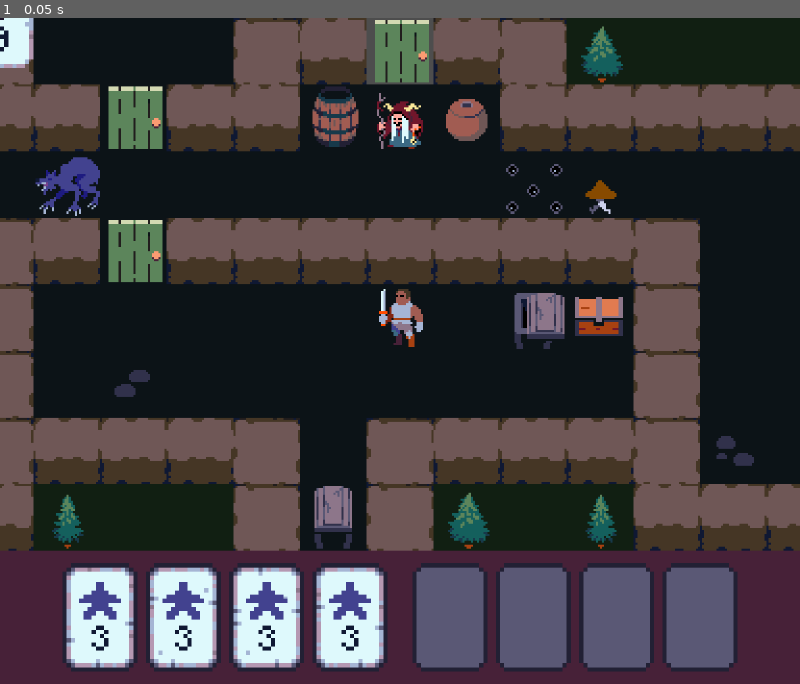
Above: before the commit, frame 1.
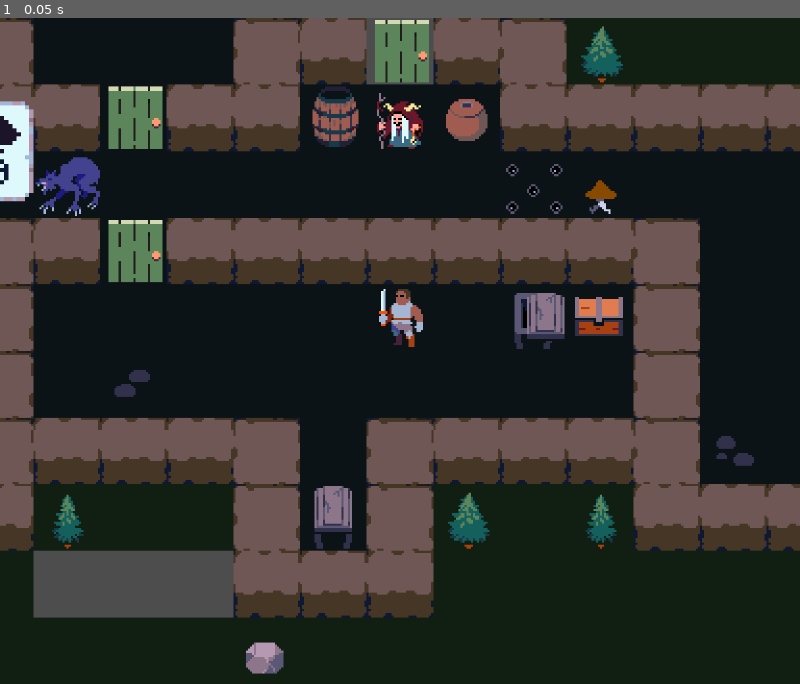
Above: after the commit, the same moment.

Repository: MisuseofMana/fe-chapter-godot
Game: Godot game, scene res://scenes/world.tscn
Same seed, same stepped clock (60 frames per second), same inputs: the game is played once before the commit and once after it.
Inputs:
- Up to frame 1 (0.05 s): no input

The runs differ from the first frame. In frame 1, 21% of the frame differs, in the area x 0-100%, y 0-100%.

Commit message:
added gui animation and starting on fighting system

Diff:
--- a/cards/card_container.gd
+++ b/cards/card_container.gd
@@ -3,6 +3,7 @@
 
 @export_enum('monster_group', 'player_group') var group_to_assign : String
 @export var deck : Array[AbstractCardDetails]
+@export var slots : Node2D
 
 const CARD_BASE = preload("res://cards/abstract_card/card_base.tscn")
 
--- /dev/null
+++ b/scenes/card_ui.gd
@@ -0,0 +1,10 @@
+@tool
+extends Node2D
+class_name CardGui
+
+@export var anims : AnimationPlayer
+
+@export_tool_button('Slide Drawer') var track_callable = show_gui
+
+func show_gui():
+	anims.play('slide')
--- a/scenes/rooms/roomA.tscn
+++ b/scenes/rooms/roomA.tscn
@@ -9,5 +9,5 @@
 tile_set = ExtResource("1_uwosj")
 
 [node name="RoomA" type="TileMapLayer" parent="."]
-tile_map_data = PackedByteArray("AAAAAP//AwABAAAAAAAAAP7/AwA …(1656 unchanged characters)… +//P/AwAAABEAAAD+//X/AwABAAAAAAD///X/AwABAAAAAAAAAPX/AwABAAAAAAAGAPH/AwABABUAAAAFAPH/AwAAABUAAAAD …(114 unchanged characters)…
+tile_map_data = PackedByteArray("AAAAAP//AwABAAAAAAAAAP7/AwA …(1656 unchanged characters)… +//P/AwAAABEAAAD+//X/AwABAAAAAAD///X/AwAAAAAAAAAAAPX/AwAAAAAAAAAGAPH/AwABABUAAAAFAPH/AwAAABUAAAAD …(114 unchanged characters)…
 tile_set = ExtResource("1_uwosj")
--- a/scenes/rooms/roomB.tscn
+++ b/scenes/rooms/roomB.tscn
@@ -9,5 +9,5 @@
 tile_set = ExtResource("1_xn55c")
 
 [node name="RoomB" type="TileMapLayer" parent="."]
-tile_map_data = PackedByteArray("AAD/////AwABAAEAAAD+//7/AwABAAEAAAD8//7/AwABAAEAAAD7 …(786 unchanged characters)…
+tile_map_data = PackedByteArray("AAD/////AwAAAAEAAAD+//7/AwABAAEAAAD8//7/AwABAAEAAAD7 …(786 unchanged characters)…
 tile_set = ExtResource("1_xn55c")
--- a/scenes/world.tscn
+++ b/scenes/world.tscn
@@ -1,10 +1,10 @@
-[gd_scene load_steps=19 format=4 uid="uid://bf6l6gw486uwb"]
+[gd_scene load_steps=22 format=4 uid="uid://bf6l6gw486uwb"]
 
 [ext_resource type="TileSet" uid="uid://cv5hbh50gwf0m" path="res://assets/LevelTiles.tres" id="1_m33p3"]
 [ext_resource type="Script" uid="uid://b8li47pawi7q3" path="res://scenes/world.gd" id="1_os6r6"]
 [ext_resource type="Texture2D" uid="uid://h2ekex2vx1a0" path="res://assets/cards/gradient.png" id="2_itdnq"]
 [ext_resource type="Texture2D" uid="uid://bnk3f140ylwv" path="res://assets/cards/card_slot/slot.png" id="3_h5ji5"]
-[ext_resource type="PackedScene" uid="uid://bb7gepmf8q7sj" path="res://cards/abstract_card/card_base.tscn" id="4_80a6n"]
+[ext_resource type="Script" uid="uid://cdon31h08nft3" path="res://scenes/card_ui.gd" id="3_pm21f"]
 [ext_resource type="PackedScene" uid="uid://vt3gq8bkoh3b" path="res://cards/card_container.tscn" id="5_o8fc1"]
 [ext_resource type="Resource" uid="uid://cgm2mf3bqq7xd" path="res://cards/abstract_card/card_resources/variants/star_card.tres" id="6_4mrxx"]
 [ext_resource type="Texture2D" uid="uid://b7e7la8o8r8ni" path="res://assets/sprites/rogues.png" id="6_rgjgb"]
@@ -18,6 +18,44 @@
 [ext_resource type="Script" uid="uid://dpjghe1cqo76r" path="res://cards/abstract_card/card_resources/card_detail_base.gd" id="13_7t5mc"]
 [ext_resource type="Resource" uid="uid://dokcxi0d0gij" path="res://cards/abstract_card/card_resources/variants/club_card.tres" id="14_lakw3"]
 [ext_resource type="Script" uid="uid://cfj3ibdjguvbt" path="res://scenes/player.gd" id="14_o8fc1"]
+
+[sub_resource type="Animation" id="Animation_2lf6f"]
+length = 0.001
+tracks/0/type = "value"
+tracks/0/imported = false
+tracks/0/enabled = true
+tracks/0/path = NodePath("CardGui:position")
+tracks/0/interp = 1
+tracks/0/loop_wrap = true
+tracks/0/keys = {
+"times": PackedFloat32Array(0),
+"transitions": PackedFloat32Array(1),
+"update": 0,
+"values": [Vector2(16, 176)]
+}
+
+[sub_resource type="Animation" id="Animation_pm21f"]
+resource_name = "show_drawer"
+length = 0.5
+step = 0.25
+tracks/0/type = "value"
+tracks/0/imported = false
+tracks/0/enabled = true
+tracks/0/path = NodePath("CardGui:position")
+tracks/0/interp = 1
+tracks/0/loop_wrap = true
+tracks/0/keys = {
+"times": PackedFloat32Array(0, 0.5),
+"transitions": PackedFloat32Array(0.5, 2),
+"update": 0,
+"values": [Vector2(16, 176), Vector2(16, 144)]
+}
+
+[sub_resource type="AnimationLibrary" id="AnimationLibrary_7iits"]
+_data = {
+&"RESET": SubResource("Animation_2lf6f"),
+&"slide": SubResource("Animation_pm21f")
+}
 
 [node name="World" type="Node2D"]
 script = ExtResource("1_os6r6")
@@ -34,77 +72,71 @@
 tile_map_data = PackedByteArray("AAACAAEAAwABAAAAAAAEAAAAAwABAAAAAAADAAAAAwAAAAAAAAADAAEAAwABAAAAAAAFAAAAAwABABAAAAACAA …(2544 unchanged characters)…
 tile_set = ExtResource("1_m33p3")
 
-[node name="CardUI" type="Node2D" parent="."]
-position = Vector2(16, 144)
-metadata/_edit_lock_ = true
+[node name="CardGui" type="Node2D" parent="." node_paths=PackedStringArray("anims")]
+position = Vector2(16, 176)
+script = ExtResource("3_pm21f")
+anims = NodePath("CardGuiAnimations")
 
-[node name="Gradient" type="Sprite2D" parent="CardUI"]
+[node name="Gradient" type="Sprite2D" parent="CardGui"]
 position = Vector2(80, 0)
 scale = Vector2(8, 1)
 texture = ExtResource("2_itdnq")
 region_enabled = true
 region_rect = Rect2(0, 0, 24, 32)
-metadata/_edit_lock_ = true
 
-[node name="PlayerSlots" type="Node2D" parent="CardUI"]
+[node name="MonsterSlots" type="Node2D" parent="CardGui"]
 
-[node name="Slot" type="Sprite2D" parent="CardUI/PlayerSlots"]
+[node name="Slot6" type="Sprite2D" parent="CardGui/MonsterSlots"]
+position = Vector2(92, 0)
+texture = ExtResource("3_h5ji5")
+
+[node name="Slot7" type="Sprite2D" parent="CardGui/MonsterSlots"]
+position = Vector2(112, 0)
+texture = ExtResource("3_h5ji5")
+
+[node name="Slot8" type="Sprite2D" parent="CardGui/MonsterSlots"]
+position = Vector2(132, 0)
+texture = ExtResource("3_h5ji5")
+
+[node name="Slot9" type="Sprite2D" parent="CardGui/MonsterSlots"]
+position = Vector2(152, 0)
+texture = ExtResource("3_h5ji5")
+
+[node name="MonsterCards" parent="CardGui" node_paths=PackedStringArray("slots") instance=ExtResource("5_o8fc1")]
+position = Vector2(-16, -144)
+group_to_assign = "monster_group"
+deck = Array[ExtResource("13_7t5mc")]([ExtResource("14_lakw3"), ExtResource("8_jhx03"), ExtResource("7_e3hyu"), ExtResource("7_dss4m"), ExtResource("8_xo05s"), ExtResource("7_jhx03"), ExtResource("6_4mrxx")])
+slots = NodePath("../MonsterSlots")
+
+[node name="PlayerSlots" type="Node2D" parent="CardGui"]
+
+[node name="Slot" type="Sprite2D" parent="CardGui/PlayerSlots"]
 position = Vector2(8, 0)
 texture = ExtResource("3_h5ji5")
 
-[node name="Slot2" type="Sprite2D" parent="CardUI/PlayerSlots"]
+[node name="Slot2" type="Sprite2D" parent="CardGui/PlayerSlots"]
 position = Vector2(28, 0)
 texture = ExtResource("3_h5ji5")
 
-[node name="Slot3" type="Sprite2D" parent="CardUI/PlayerSlots"]
+[node name="Slot3" type="Sprite2D" parent="CardGui/PlayerSlots"]
 position = Vector2(48, 0)
 texture = ExtResource("3_h5ji5")
 
-[node name="Slot4" type="Sprite2D" parent="CardUI/PlayerSlots"]
+[node name="Slot4" type="Sprite2D" parent="CardGui/PlayerSlots"]
 position = Vector2(68, 0)
 texture = ExtResource("3_h5ji5")
 
-[node name="MonsterSlots" type="Node2D" parent="CardUI"]
-
-[node name="Slot6" type="Sprite2D" parent="CardUI/MonsterSlots"]
-position = Vector2(92, 0)
-texture = ExtResource("3_h5ji5")
-
-[node name="Slot7" type="Sprite2D" parent="CardUI/MonsterSlots"]
-position = Vector2(112, 0)
-texture = ExtResource("3_h5ji5")
-
-[node name="Slot8" type="Sprite2D" parent="CardUI/MonsterSlots"]
-position = Vector2(132, 0)
-texture = ExtResource("3_h5ji5")
-
-[node name="Slot9" type="Sprite2D" parent="CardUI/MonsterSlots"]
-position = Vector2(152, 0)
-texture = ExtResource("3_h5ji5")
-
-[node name="MonsterCards" parent="." instance=ExtResource("5_o8fc1")]
-group_to_assign = "monster_group"
-deck = Array[ExtResource("13_7t5mc")]([ExtResource("14_lakw3"), ExtResource("8_jhx03"), ExtResource("7_e3hyu"), ExtResource("7_dss4m"), ExtResource("8_xo05s"), ExtResource("7_jhx03"), ExtResource("6_4mrxx")])
-
-[node name="PlayerCards" parent="." instance=ExtResource("5_o8fc1")]
+[node name="PlayerCards" parent="CardGui" node_paths=PackedStringArray("slots") instance=ExtResource("5_o8fc1")]
+position = Vector2(-16, -144)
 group_to_assign = "player_group"
 deck = Array[ExtResource("13_7t5mc")]([ExtResource("14_lakw3"), ExtResource("8_jhx03"), ExtResource("7_e3hyu"), ExtResource("9_e3hyu")])
+slots = NodePath("../PlayerSlots")
 
-[node name="CardBase" parent="PlayerCards" groups=["player_cards"] instance=ExtResource("4_80a6n")]
-position = Vector2(24, 144)
-card = ExtResource("6_4mrxx")
-
-[node name="CardBase2" parent="PlayerCards" groups=["player_cards"] instance=ExtResource("4_80a6n")]
-position = Vector2(44, 144)
-card = ExtResource("6_4mrxx")
-
-[node name="CardBase3" parent="PlayerCards" groups=["player_cards"] instance=ExtResource("4_80a6n")]
-position = Vector2(64, 144)
-card = ExtResource("6_4mrxx")
-
-[node name="CardBase4" parent="PlayerCards" groups=["player_cards"] instance=ExtResource("4_80a6n")]
-position = Vector2(84, 144)
-card = ExtResource("6_4mrxx")
+[node name="CardGuiAnimations" type="AnimationPlayer" parent="CardGui"]
+root_node = NodePath("../..")
+libraries = {
+&"": SubResource("AnimationLibrary_7iits")
+}
 
 [node name="PlayerContainer" type="Node2D" parent="."]
 script = ExtResource("14_o8fc1")
Not shown, added: scenes/card_ui.gd.uid
